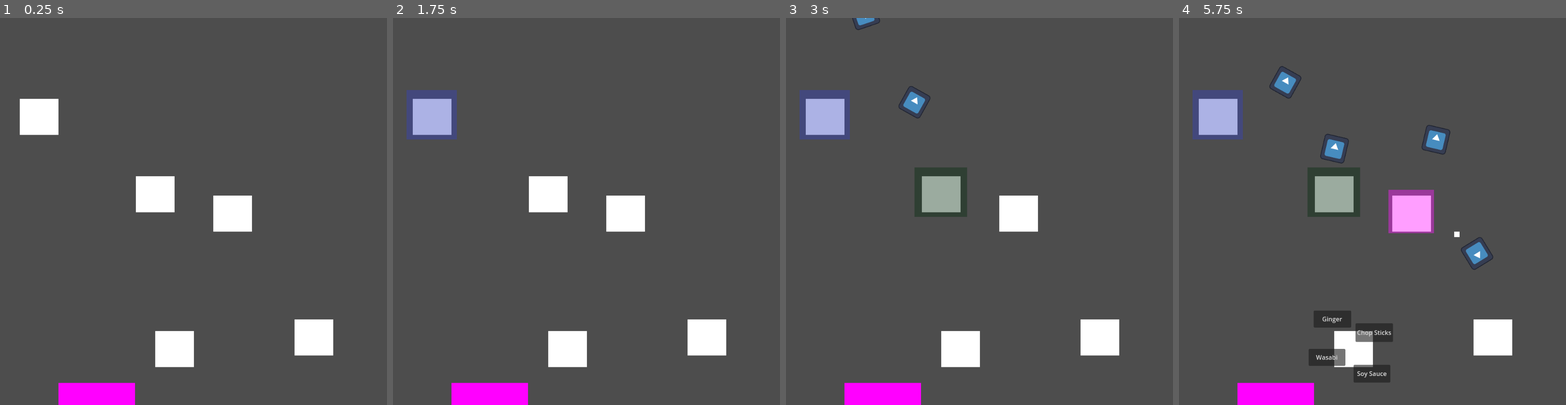
Above: before the commit, frames 1-4 (left to right).
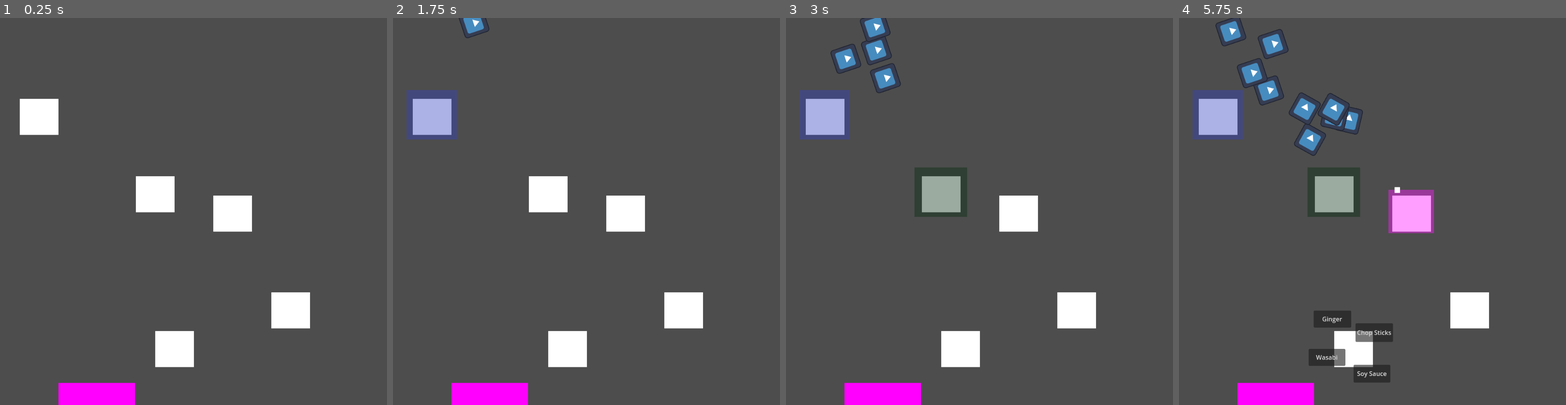
Above: after the commit, the same moments.

Repository: john9francis/sushi-attack
Game: Godot game, scene res://scripts/main.tscn
Two runs of this game, one before a commit and one after it. Both use one fixed random seed, a clock stepped at 60 frames per second and the inputs below. The engine's default icon, where the game draws it, is replaced by a stand-in: a white triangle on a blue panel in a dark square.
Inputs (mouse positions are in pixels of both pictures, inside the frame that each line leads up to):
- Up to frame 1 (0.25 s): no input
- Up to frame 2 (1.75 s): tap Enter at 0.5 s; move the mouse to (431, 114) at 0.52 s; press the mouse at (431, 114) at 0.53 s; release the mouse at (431, 114) at 1.25 s; click "Chop Sticks" at 1.25 s
- Up to frame 3 (3 s): move the mouse to (940, 192) at 2.02 s; click (940, 192) at 2.1 s; click "Soy Sauce" at 2.75 s
- Up to frame 4 (5.75 s): move the mouse to (1411, 211) at 3.52 s; press the mouse at (1411, 211) at 3.53 s; release the mouse at (1411, 211) at 4.25 s; click "Ginger" at 4.25 s; move the mouse to (1357, 346) at 5.02 s; click (1357, 346) at 5.1 s

The runs differ from the first frame. In frame 1, 1.7% of the frame differs, in the area x 70-87%, y 70-88%; in frame 2, 1.9%; in frame 3, 3.0%; in frame 4, 4.8%, in the area x 9-87%, y 0-88%.

Commit message:
Now the enemies spawn with random times, and they walk slower.

Diff:
--- a/scripts/enemy.gd
+++ b/scripts/enemy.gd
@@ -3,8 +3,8 @@
 @export var myPathFollowScene: PackedScene
 var myPathFollow
 
-const speed = 5
-var currentSpeed = 5
+const speed = 2
+var currentSpeed = 2
 var health = 10
 var poison_hits = 0
 
--- a/scripts/level.gd
+++ b/scripts/level.gd
@@ -6,23 +6,33 @@
 
 var multipleEnemies = true # For debugging, only spawning one enemy
 
-var points = 0
+var lives = 5
 
 var enemyList = []
 var pathFollowList = []
 
+signal gameOver
+var gameOverFlag = false
 
 
 # Called when the node enters the scene tree for the first time.
 func _ready():
-	$EnemySpawnTimer.start()
+	set_up_towers()
+
+	$EnemySpawnTimer.start(1) # 1 seconds to start!
 	print("Started")
 
-	set_up_towers()
 
 
 # Called every frame. 'delta' is the elapsed time since the previous frame.
 func _process(_delta):
+	if lives <= 0:
+		if !gameOverFlag:
+			emit_signal("gameOver")
+			gameOverFlag = true
+
+		# reset lives
+		lives = 5
 	pass
 
 
@@ -38,7 +48,7 @@
 	p2.position = Vector2(400, 450)
 	p3.position = Vector2(600, 500)
 	p4.position = Vector2(450, 850)
-	p5.position = Vector2(810, 820)
+	p5.position = Vector2(750, 750)
 
 	add_child(p1)
 	add_child(p2)
@@ -58,9 +68,19 @@
 
 		#multipleEnemies = false
 
+		# reset the timer with a random value
+		$EnemySpawnTimer.start(randf())
+
 
 func _on_enemy_destination_area_entered(area):
 	if area.is_in_group("Enemies"):
-		points += 1
-		print(points)
+		if !gameOverFlag:
+			print(lives)
+			lives -= 1
 		area.queue_free()
+
+
+
+
+func _on_game_over():
+	print("Game Over!")
--- a/scripts/level.tscn
+++ b/scripts/level.tscn
@@ -27,6 +27,7 @@
 curve = SubResource("Curve2D_joiln")
 
 [node name="EnemySpawnTimer" type="Timer" parent="."]
+one_shot = true
 script = ExtResource("2_wq042")
 
 [node name="EnemyDestination" type="Area2D" parent="."]
@@ -41,5 +42,6 @@
 scale = Vector2(198.5, 113.5)
 texture = SubResource("CanvasTexture_o4s4o")
 
+[connection signal="gameOver" from="." to="." method="_on_game_over"]
 [connection signal="timeout" from="EnemySpawnTimer" to="." method="_on_enemy_spawn_timer_timeout"]
 [connection signal="area_entered" from="EnemyDestination" to="." method="_on_enemy_destination_area_entered"]
